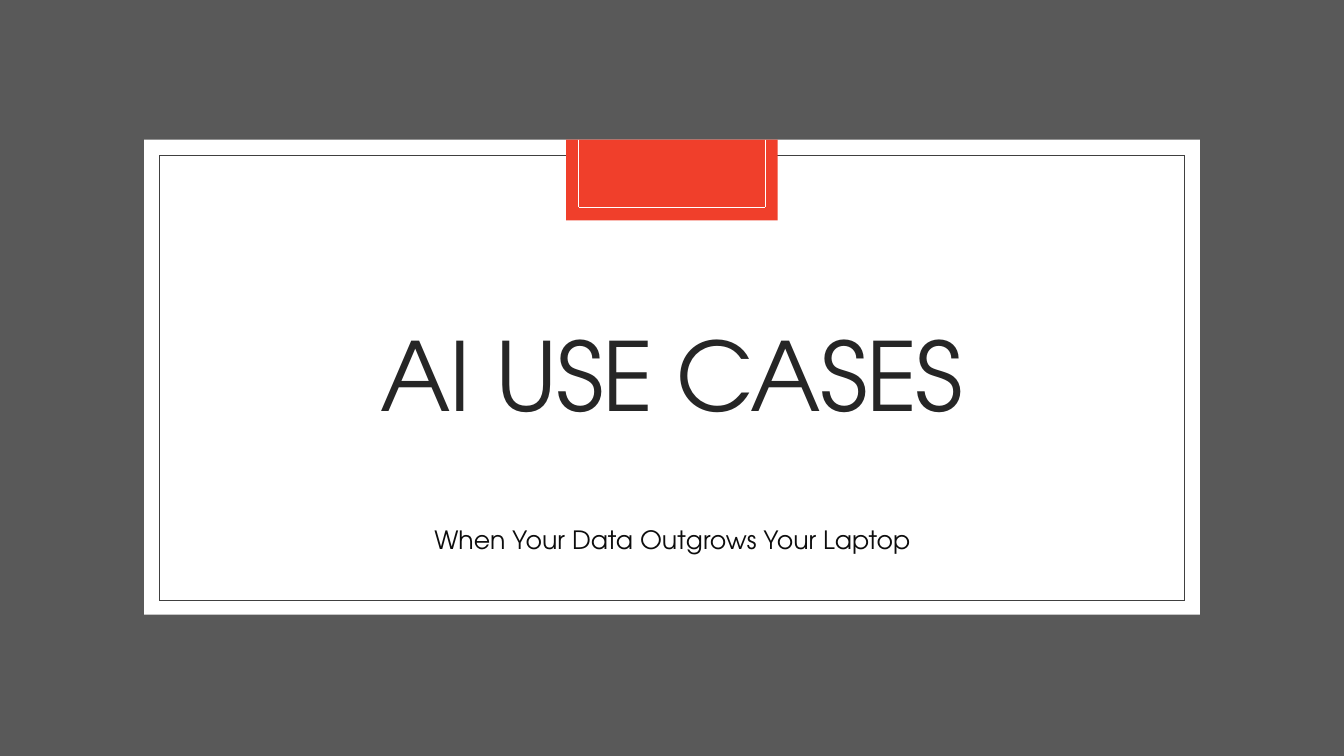
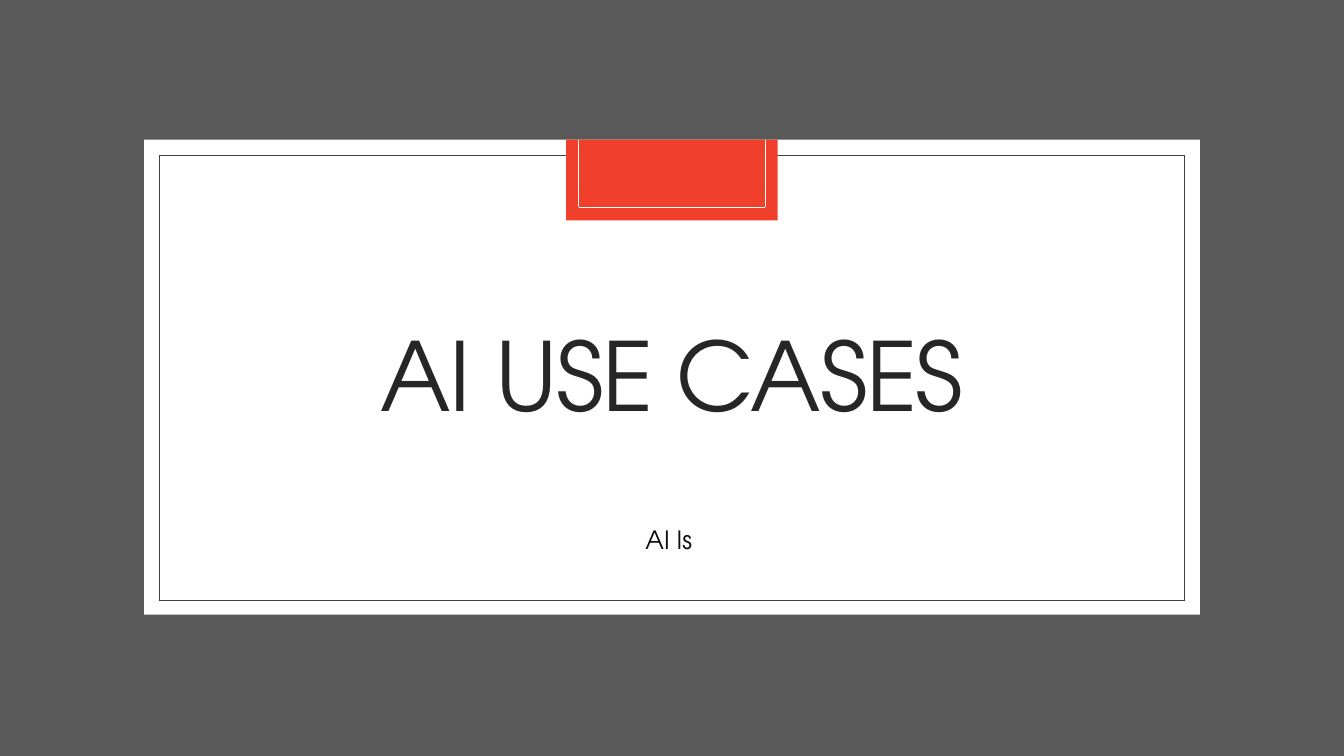
Before and after one commit to apetresc/rotman-ml, a slide deck: slide 3 of Day 3-4.pptx. Drawn at 1344x756 pixels with LibreOffice and Linux fonts; fonts in the diff are those of the drawing. Boxes give left, top, right and bottom in pixels: in the first picture for what was removed or moved away, otherwise in the second. Text is boxed around its words. In the diff, an @@ line names an element or a change of style, - is before the commit and + after.

Commit message:
Update Day 3 slides

```diff
--- a/Day 3-4.pptx
+++ b/Day 3-4.pptx
@@ text at (645,530,692,550): text changed @@
-When Your Data Outgrows Your Laptop
+AI Is
```
